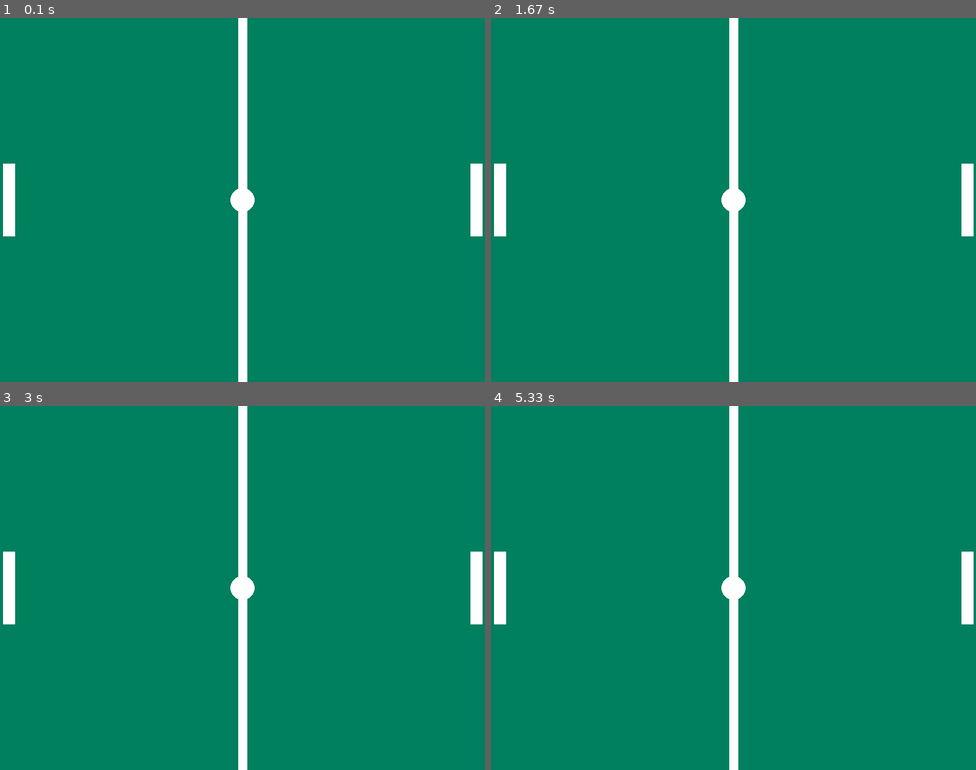
Above: before the commit, frames 1-4 (two rows, left to right).
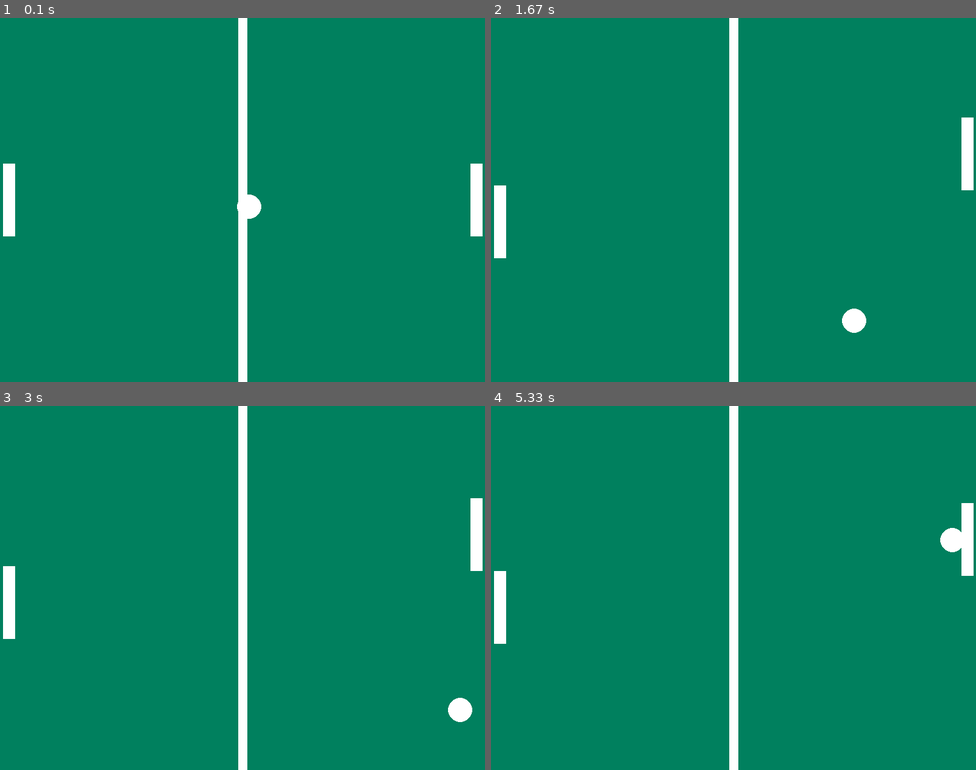
Above: after the commit, the same moments.

Repository: MYMPablito/Bootcamp-KeepCoding-FullStack-Jr-XV
Game: pygame game, started from juegoPong/main.py
Same seed, same stepped clock (60 frames per second), same inputs: the game is played once before the commit and once after it.
Inputs:
- Up to frame 1 (0.1 s): no input
- Up to frame 2 (1.67 s): hold S 0.33-0.8 s; hold Up 0.33-0.8 s; hold Up 0.83-1.3 s; hold W 0.83-1.3 s; hold Down 1.33-1.63 s; hold S 1.33-1.63 s
- Up to frame 3 (3 s): hold Up 1.67-2.03 s; hold W 1.67-2.03 s; hold Down 2.07-2.43 s; hold S 2.07-2.43 s; hold Up 2.47-2.77 s; hold W 2.47-2.77 s; hold Down from 2.8 s (still down); hold S from 2.8 s (still down)
- Up to frame 4 (5.33 s): release Down at 3.1 s; release S at 3.1 s; hold Up 3.13-3.5 s; hold W 3.13-3.5 s; hold Down 3.53-3.9 s; hold S 3.53-3.9 s; hold Up 3.93-4.23 s; hold W 3.93-4.23 s; hold Down 4.27-4.57 s; hold S 4.27-4.57 s; hold Up 4.6-4.97 s; hold W 4.6-4.97 s; hold Down from 5 s (still down); hold S from 5 s (still down)

The runs differ from the first frame. In frame 1, 0.2% of the frame differs, in the area x 47-54%, y 47-56%; in frame 2, 1.3%, in the area x 0-100%, y 27-87%; in frame 3, 1.3%; in frame 4, 1.3%.

Commit message:
Función mover de clase Pelota

Diff:
--- a/juegoPong/figura_class.py
+++ b/juegoPong/figura_class.py
@@ -13,6 +13,13 @@
     def dibujar(self,pantalla):
         pg.draw.rect(pantalla, self.color, (self.pos_x - (self.w//2) ,self.pos_y - (self.h//2),self.w,self.h))
 
+    def mover(self,tecla_arriba,tecla_abajo,y_max=600,y_min=0):
+        estado_teclado = pg.key.get_pressed()
+
+        if estado_teclado[tecla_arriba] == True and self.pos_y >= y_min + (self.h//2):
+            self.pos_y -= 1
+        elif estado_teclado[tecla_abajo] == True and self.pos_y < y_max - (self.h//2):
+            self.pos_y += 1
 
 class Pelota:
     def __init__(self,pos_x,pos_y,color=(255,255,255),radio=20,vx=1,vy=1):
@@ -22,6 +29,22 @@
         self.radio = radio
         self.vx = vx
         self.vy = vy
+        self.contadorDerecho = 0
+        self.contadorIzquierdo = 0
 
     def dibujar(self,pantalla):
         pg.draw.circle( pantalla,self.color,(self.pos_x,self.pos_y), self.radio )
+
+    def mover(self,x_max=800,y_max=600):
+        self.pos_x += self.vx
+        self.pos_y += self.vy
+        if self.pos_y >= y_max - self.radio or self.pos_y < 0 + self.radio:
+            self.vy *= -1
+
+        if self.pos_x >= x_max + self.radio*5: #límite derecho x.
+            self.vx *= -1
+            self.contadorIzquierdo += 1
+
+        if self.pos_x < 0 - self.radio*5: #límite izquierdo x.
+            self.vx *= -1
+            self.contadorDerecho += 1
--- a/juegoPong/main.py
+++ b/juegoPong/main.py
@@ -17,12 +17,20 @@
 game_over = False
 while not game_over:
     #obtener la tasa de refresco en milisegundos.
-    valor_tasa = tasa_refresco.tick()#variables para controlar la velocidad entre fotogramas.
+    valor_tasa = tasa_refresco.tick(300)#variables para controlar la velocidad entre fotogramas.
 
 
     for evento in pg.event.get():
         if evento.type == pg.QUIT:
             game_over = True
+
+    raqueta1.mover(pg.K_w, pg.K_s) #raqueta izquierda.
+    raqueta2.mover(pg.K_UP, pg.K_DOWN) #raqueta derecha.
+    pelota.mover()
+    print("Punto Derecho: ", pelota.contadorDerecho)
+    print("Punto Izquierdo: ", pelota.contadorIzquierdo)
+
+
 
     pantalla_principal.fill( (0,128,94) )
     pg.draw.line(pantalla_principal, (255,255,255), (400,0), (400,600), 15 ) #line (surface, color, start_pos, end_pos, width->ancho)
